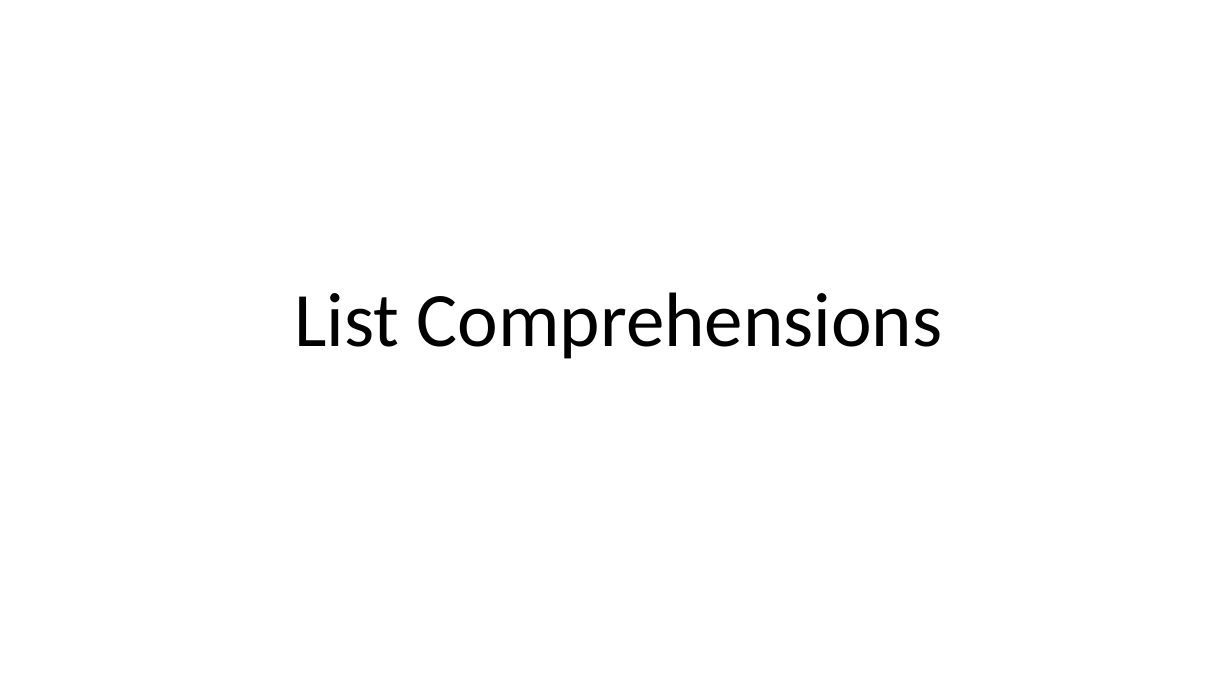
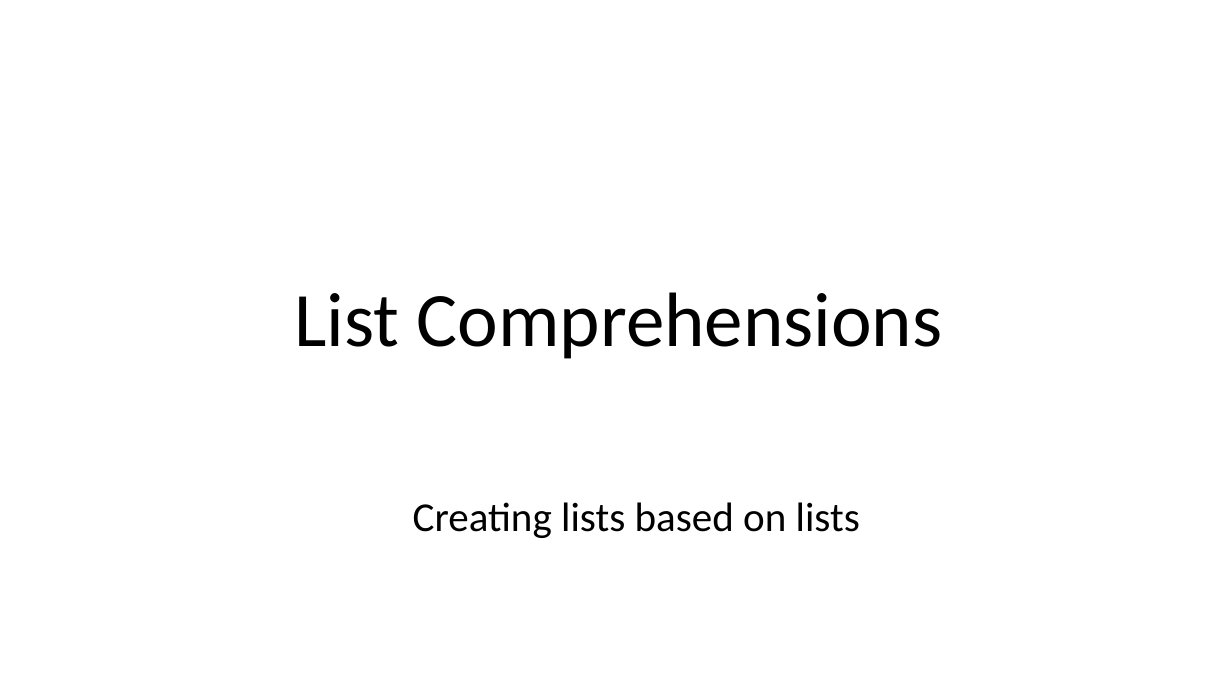
Before and after one commit to armadilloNik/FunctionalCSharpSig, a slide deck: slide 15 of slides/FpViaCSharp.pptx (slide 17 before the commit). Drawn at 1232x693 pixels with LibreOffice and Linux fonts; fonts in the diff are those of the drawing. Boxes give left, top, right and bottom in pixels: in the first picture for what was removed or moved away, otherwise in the second. Text is boxed around its words. In the diff, an @@ line names an element or a change of style, - is before the commit and + after.

```diff
--- a/slides/FpViaCSharp.pptx
+++ b/slides/FpViaCSharp.pptx
@@ text added at <box>413,502,860,538</box>, 32 pt, text #000000 @@
+Creating lists based on lists
```
Also in this commit, not shown: 3 other slides changed, 2 slides added, 3 slides removed, 14 other files.
